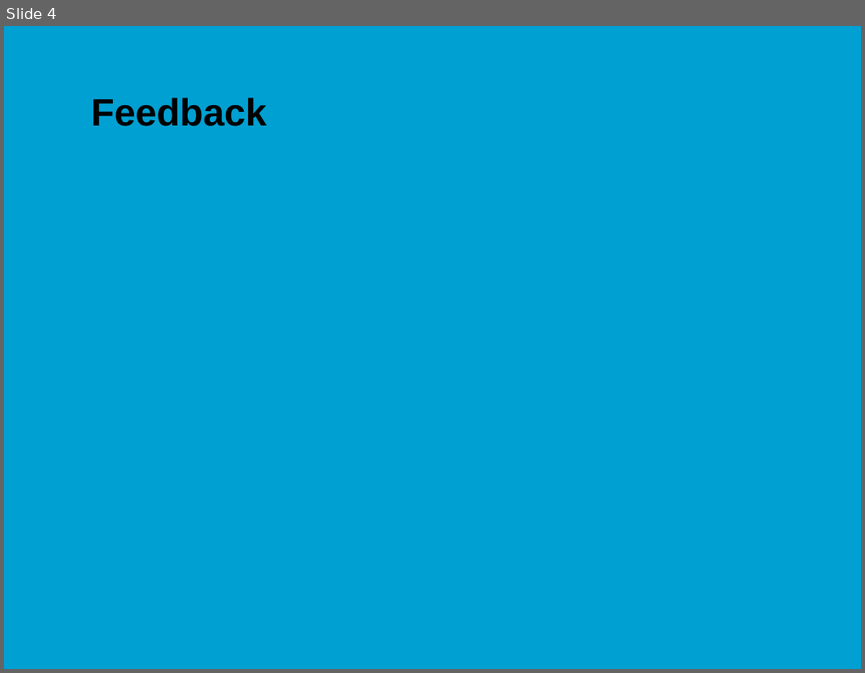
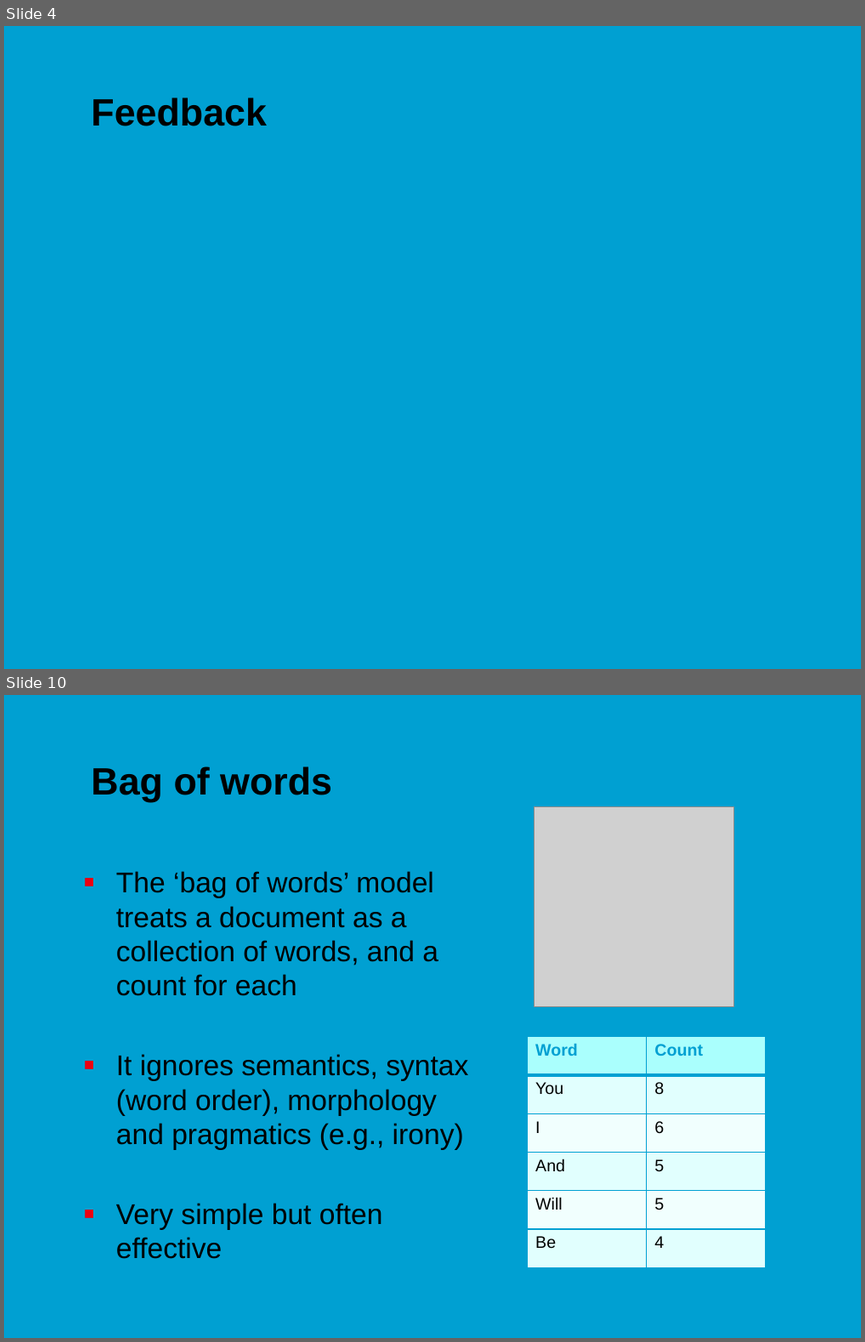
Before and after one commit to jonasmoons/data-driven-learning, a slide deck: slides/ddl-w8l1.pptx. Shown one above the other, each under a label of ours: slide 4 before the commit, slides 4 and 10 after it; the slides between them are not shown. The pictures are 865x673 and 865x1342 pixels, drawn with LibreOffice and Linux fonts; fonts in the diff are those of the drawing; grey boxes stand for pictures; background and template pictures are left out. Boxes give left, top, right and bottom in pixels: in the first picture for what was removed or moved away, otherwise in the second. Text is boxed around its words. In the diff, an @@ line names an element or a change of style, - is before the commit and + after.

```diff
--- a/slides/ddl-w8l1.pptx
+++ b/slides/ddl-w8l1.pptx
@@ slide 10 added at box(4, 695, 861, 1338), background picture (left out) @@
@@ title added at box(91, 766, 332, 801), 32 pt, text #000000, bold @@
+Bag of words
@@ picture added at box(534, 806, 733, 1006) @@
@@ text added at box(116, 871, 468, 1259), 24 pt, text #000000 @@
+■ The ‘bag of words’ model treats a document as a collection of words, and a count for each
+■ It ignores semantics, syntax (word order), morphology and pragmatics (e.g., irony)
+■ Very simple but often effective
@@ table added at box(527, 1037, 765, 1267), 6 rows, 2 columns @@
+Word | Count
+You | 8
+I | 6
+And | 5
+Will | 5
+Be | 4
```
Also in this commit, not shown: 2 slides changed, 15 other slides added, 1 slide removed, 41 other files.
